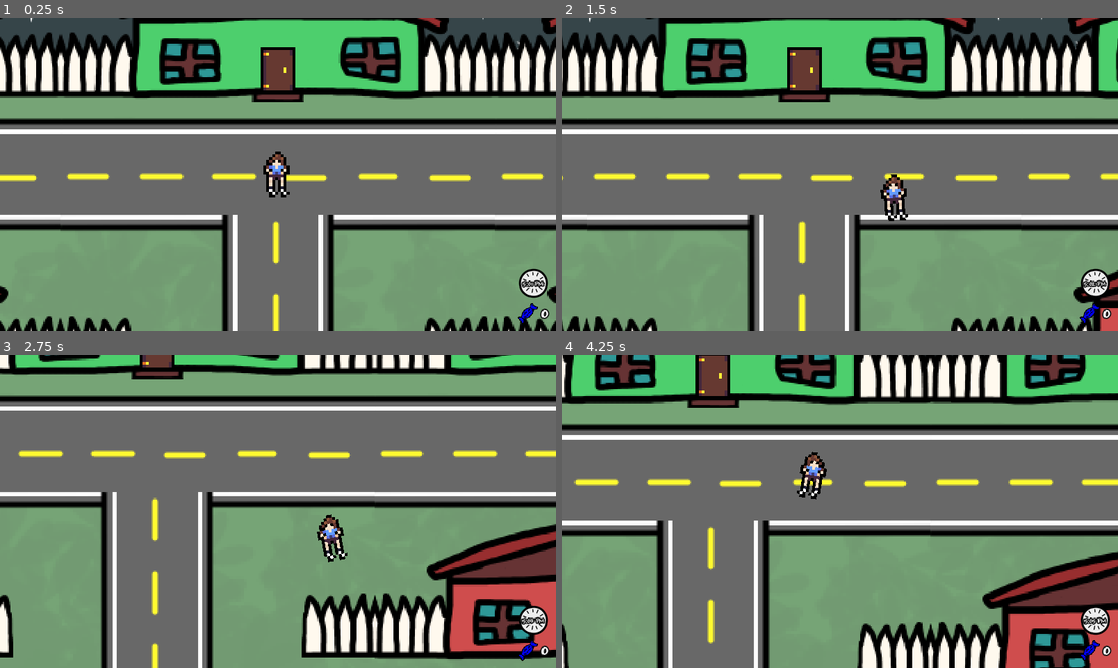
Above: before the commit, frames 1-4 (two rows, left to right).
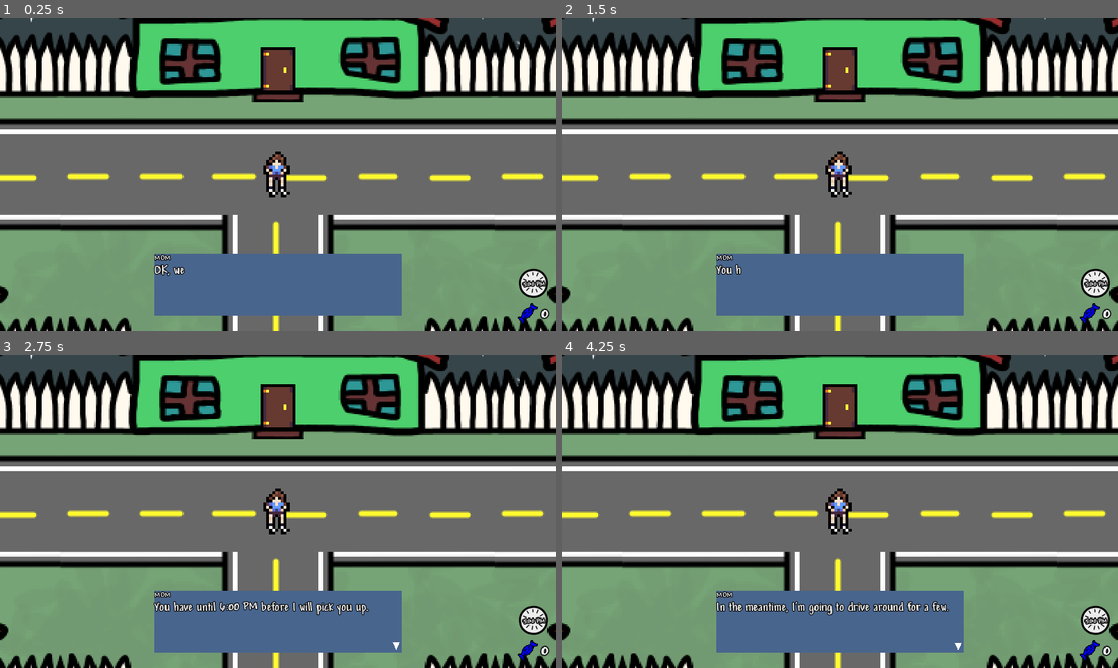
Above: after the commit, the same moments.

Repository: Shadowcrafter2017/Treat
Game: Godot game, scene res://scenes/Areas/Outside/outside.tscn
Two runs of this game, one before a commit and one after it. Both use one fixed random seed, a clock stepped at 60 frames per second and the inputs below. This scene is started directly instead of the project's main scene.
Inputs:
- Up to frame 1 (0.25 s): no input
- Up to frame 2 (1.5 s): hold D (Move_Right) 0.53-1.28 s; tap Space (Action) at 0.6, 1.35 s; hold S (Move_Down) from 1.28 s (still down)
- Up to frame 3 (2.75 s): release S (Move_Down) at 2.03 s; hold D (Move_Right) from 2.03 s (still down); tap Space (Action) at 2.1 s
- Up to frame 4 (4.25 s): release D (Move_Right) at 2.78 s; hold W (Move_Up) 2.78-3.53 s; tap Space (Action) at 2.85, 3.6 s; hold A (Move_Left) from 3.53 s (still down)

The runs differ from the first frame. In frame 1, 8.9% of the frame differs, in the area x 27-99%, y 75-96%; in frame 2, 32%; in frame 3, 78%, in the area x 0-100%, y 0-100%; in frame 4, 72%.

Commit message:
added car transition, just need the car... and music

Diff:
--- /dev/null
+++ b/Dialogue/cartransition.json
@@ -0,0 +1,6 @@
+[
+	{"Name": "MOM", "Text": "OK, we're here honey."},
+	{"Name": "MOM", "Text": "You have until [wave amp=25.0 freq=5.0 connected=1]6:00 PM[/wave] before I will pick you up."},
+	{"Name": "MOM", "Text": "In the meantime, I'm going to drive around for a few."},
+	{"Name": "MOM", "Text": "Have fun!"},
+]
--- a/scenes/Areas/Outside/outside.tscn
+++ b/scenes/Areas/Outside/outside.tscn
@@ -8,6 +8,7 @@
 [ext_resource type="Texture2D" uid="uid://beuijxpgjjra1" path="res://art/dummy.png" id="4_fqnyt"]
 [ext_resource type="PackedScene" uid="uid://csqcnioju0lf5" path="res://scenes/decorations/house.tscn" id="7_0ewl3"]
 [ext_resource type="Texture2D" uid="uid://lkdr6jkb6me8" path="res://scenes/decorations/art/fencepiece.png" id="8_osilp"]
+[ext_resource type="PackedScene" uid="uid://drco5fw323k2q" path="res://scenes/Areas/car_transition.tscn" id="10_f32t2"]
 
 [node name="Outside" type="Node2D"]
 
@@ -235,6 +236,8 @@
 limit_top = -25
 limit_right = 825
 limit_bottom = 180
+
+[node name="CarTransition" parent="." instance=ExtResource("10_f32t2")]
 
 [editable path="Houses2/House2"]
 [editable path="Houses2/House2/StaticBody/Door"]
--- /dev/null
+++ b/scenes/Areas/car_transition.gd
@@ -0,0 +1,10 @@
+extends Node2D
+
+@onready var player : CharacterBody2D = get_tree().get_first_node_in_group("Player")
+
+func _ready() -> void:
+	player.doing_action = true
+
+func _on_dialogue_tree_exited():
+	player.doing_action = false
+	Global.game_timer.start()
--- /dev/null
+++ b/scenes/Areas/car_transition.tscn
@@ -0,0 +1,16 @@
+[gd_scene load_steps=3 format=3 uid="uid://drco5fw323k2q"]
+
+[ext_resource type="Script" path="res://scenes/Areas/car_transition.gd" id="1_gwehe"]
+[ext_resource type="PackedScene" uid="uid://cjti67x4qfwcb" path="res://scenes/UI/dialogue/dialogue.tscn" id="1_pk6xk"]
+
+[node name="CarTransition" type="Node2D"]
+script = ExtResource("1_gwehe")
+
+[node name="Dialogue" parent="." instance=ExtResource("1_pk6xk")]
+
+[node name="DialogueBox" parent="Dialogue" index="0"]
+dialog_path = "res://dialogue/cartransition.json"
+
+[connection signal="tree_exited" from="Dialogue" to="." method="_on_dialogue_tree_exited"]
+
+[editable path="Dialogue"]
--- a/scenes/UI/HUD/hud.gd
+++ b/scenes/UI/HUD/hud.gd
@@ -6,17 +6,18 @@
 @onready var clock_label : Label = $Control/Margin/Split/CandyContainer/Clock/Label
 
 func _process(_delta) -> void:
-	var time_left : String = str(60 - int(Global.game_timer.time_left))
+	if not Global.game_timer.is_stopped():
+		var time_left : String = str(60 - int(Global.game_timer.time_left))
 
-	if len(time_left) == 1:
-		time_left = '0' + time_left
+		if len(time_left) == 1:
+			time_left = '0' + time_left
 
-	if time_left == '60':
-		clock_label.text = "6:00 PM"
-		await get_tree().create_timer(3).timeout
-		get_tree().change_scene_to_file("res://scenes/UI/menus/game_over_screen.tscn")
-	else:
-		clock_label.text = "5:%s PM" % time_left
+		if time_left == '60':
+			clock_label.text = "6:00 PM"
+			await get_tree().create_timer(3).timeout
+			get_tree().change_scene_to_file("res://scenes/UI/menus/game_over_screen.tscn")
+		else:
+			clock_label.text = "5:%s PM" % time_left
 
 func candy_updated(increment : int) -> void:
 	candy_label.text = str(Global.candy_collected)
--- a/scenes/UI/dialogue/dialogue.tscn
+++ b/scenes/UI/dialogue/dialogue.tscn
@@ -86,7 +86,6 @@
 
 [node name="Arrow" type="Polygon2D" parent="DialogueBox"]
 position = Vector2(18, 0)
-color = Color(0, 0, 0, 1)
 texture = SubResource("CanvasTexture_i3tov")
 polygon = PackedVector2Array(476, 110.4, 490, 110.4, 483, 126.4)
 uv = PackedVector2Array(476, 110.4, 490, 110.4, 483, 126.4)
--- a/scenes/UI/menus/game_over_screen.gd
+++ b/scenes/UI/menus/game_over_screen.gd
@@ -1,10 +1,10 @@
 extends Control
 
 @onready var score_label : Label = $Panel/MarginContainer/VBoxContainer/ScoreLabel
-@onready var play_button : Button = $Panel/MarginContainer/VBoxContainer/PlayButton
+@onready var menu_button : Button = $Panel/MarginContainer/VBoxContainer/MenuButton
 
 func _ready() -> void:
-	play_button.grab_focus()
+	menu_button.grab_focus()
 	score_label.text = "Candy collected: " + str(Global.candy_collected)
 
 func _on_play_button_pressed():
--- a/scenes/UI/menus/game_over_screen.tscn
+++ b/scenes/UI/menus/game_over_screen.tscn
@@ -12,6 +12,15 @@
 grow_vertical = 2
 theme = ExtResource("1_u5qux")
 script = ExtResource("2_t1del")
+
+[node name="ColorRect" type="ColorRect" parent="."]
+layout_mode = 1
+anchors_preset = 15
+anchor_right = 1.0
+anchor_bottom = 1.0
+grow_horizontal = 2
+grow_vertical = 2
+color = Color(0.278431, 0.215686, 0.160784, 1)
 
 [node name="Panel" type="Panel" parent="."]
 layout_mode = 1
--- a/scenes/autoloads/global.tscn
+++ b/scenes/autoloads/global.tscn
@@ -8,4 +8,3 @@
 [node name="Timer" type="Timer" parent="."]
 wait_time = 60.0
 one_shot = true
-autostart = true
--- a/scenes/characters/player/player.tscn
+++ b/scenes/characters/player/player.tscn
@@ -89,7 +89,7 @@
 "walk": SubResource("Animation_gtvqa")
 }
 
-[node name="Player" type="CharacterBody2D"]
+[node name="Player" type="CharacterBody2D" groups=["Player"]]
 collision_layer = 2
 motion_mode = 1
 script = ExtResource("1_5on7f")
Not shown: 1 places in scenes/Areas/Outside/outside.tscn that only renumber resources
